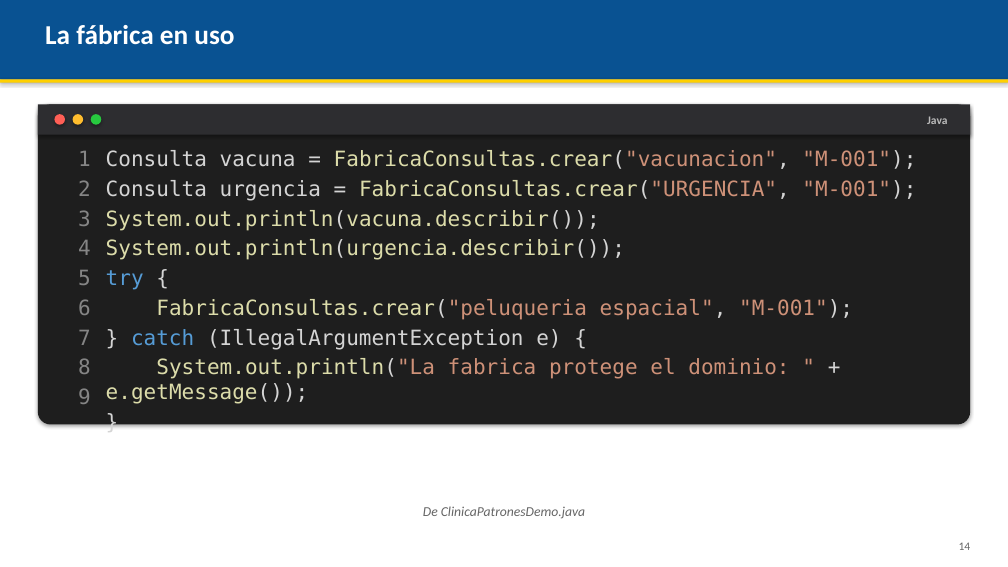
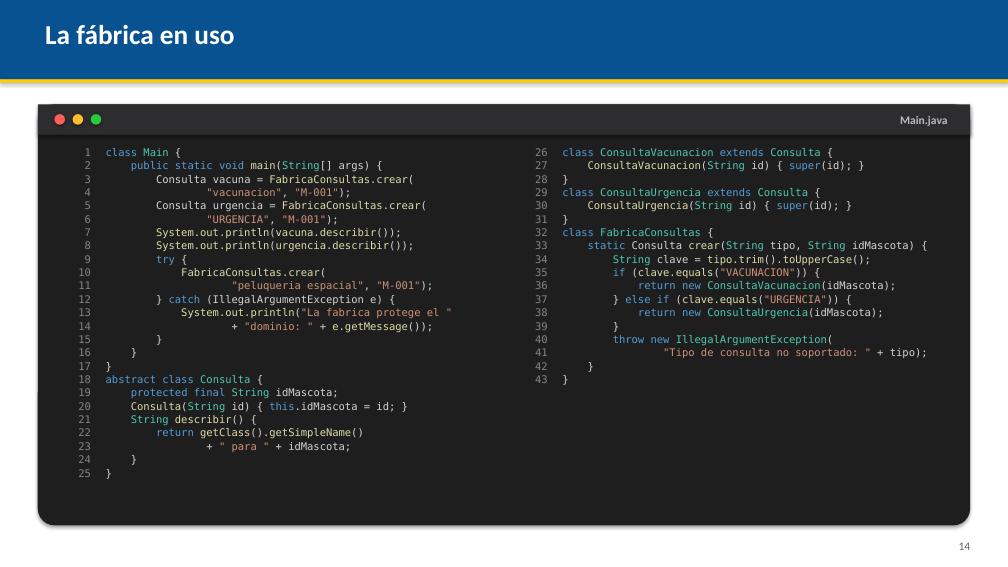
Before and after one commit to AndresDFX/UNIAJ, a slide deck: slide 14 of Programacion II/Clases/Clase 7 - Patrones de diseno Singleton y Factory/Presentacion.pptx. Drawn at 1008x567 pixels with LibreOffice and Linux fonts; fonts in the diff are those of the drawing. Boxes give left, top, right and bottom in pixels: in the first picture for what was removed or moved away, otherwise in the second. Text is boxed around its words. In the diff, an @@ line names an element or a change of style, - is before the commit and + after.

```diff
--- a/Programacion II/Clases/Clase 7 - Patrones de diseno Singleton y Factory/Presentacion.pptx
+++ b/Programacion II/Clases/Clase 7 - Patrones de diseno Singleton y Factory/Presentacion.pptx
@@ rounded rectangle: place and size @@
-rounded rectangle at (38,104,970,425)
+rounded rectangle at (38,104,970,526)
@@ text at (900,116,947,126): text changed @@
-Java
+Main.java
@@ text at (85,148,91,263): size 20 to 10 pt in "1", "2", "3", "4" and 5 more places; less space between paragraphs @@
@@ text at (106,148,427,225): text changed; size 20 to 10 pt; text colour #DCDCAA to #D4D4D4 @@
-Consulta vacuna = FabricaConsultas.crear("vacunacion", "M-001");
-Consulta urgencia = FabricaConsultas.crear("URGENCIA", "M-001");
+class Main {
+public static void main(String[] args) {
+Consulta vacuna = FabricaConsultas.crear(
+"vacunacion", "M-001");
+Consulta urgencia = FabricaConsultas.crear(
+"URGENCIA", "M-001");
@@ text added at (535,148,548,383), 10 pt, text #858585 @@
+26
+27
+28
+29
+30
+31
+32
+33
+34
+35
+36
+37
+38
+39
+40
+41
+42
+43
@@ text added at (562,148,928,358), 10 pt, text #4EC9B0 @@
+class ConsultaVacunacion extends Consulta {
+ConsultaVacunacion(String id) { super(id); }
+}
+class ConsultaUrgencia extends Consulta {
+ConsultaUrgencia(String id) { super(id); }
+}
+class FabricaConsultas {
+static Consulta crear(String tipo, String idMascota) {
+String clave = tipo.trim().toUpperCase();
+if (clave.equals("VACUNACION")) {
+return new ConsultaVacunacion(idMascota);
+} else if (clave.equals("URGENCIA")) {
+return new ConsultaUrgencia(idMascota);
+}
+throw new IllegalArgumentException(
+"Tipo de consulta no soportado: " + tipo);
+}
+}
@@ text at (156,228,414,305): size 20 to 10 pt in "System.out.println(vacuna.describir());", "System.out.println(urgencia.describir());", "try {", "} catch (IllegalArgumentException e) {" and 1 more places; less space between paragraphs @@
@@ text at (78,268,91,477): paragraphs added @@
+10
+11
+12
+13
+14
+15
+16
+17
+18
+19
+20
+21
+22
+23
+24
+25
@@ text at (181,268,433,291): text changed; size 20 to 10 pt @@
-FabricaConsultas.crear("peluqueria espacial", "M-001");
+FabricaConsultas.crear(
+"peluqueria espacial", "M-001");
@@ text at (181,308,440,332): text changed; size 20 to 10 pt @@
-System.out.println("La fabrica protege el dominio: " + e.getMessage());
+System.out.println("La fabrica protege el "
++ "dominio: " + e.getMessage());
@@ text at (106,375,395,452): paragraphs added @@
+}
+}
+abstract class Consulta {
+protected final String idMascota;
+Consulta(String id) { this.idMascota = id; }
+String describir() {
+return getClass().getSimpleName()
++ " para " + idMascota;
+}
+}
@@ text removed at (423,506,585,519) @@
-De ClinicaPatronesDemo.java
```
Also in this commit, not shown: 6 other slides changed, 53 other files.
